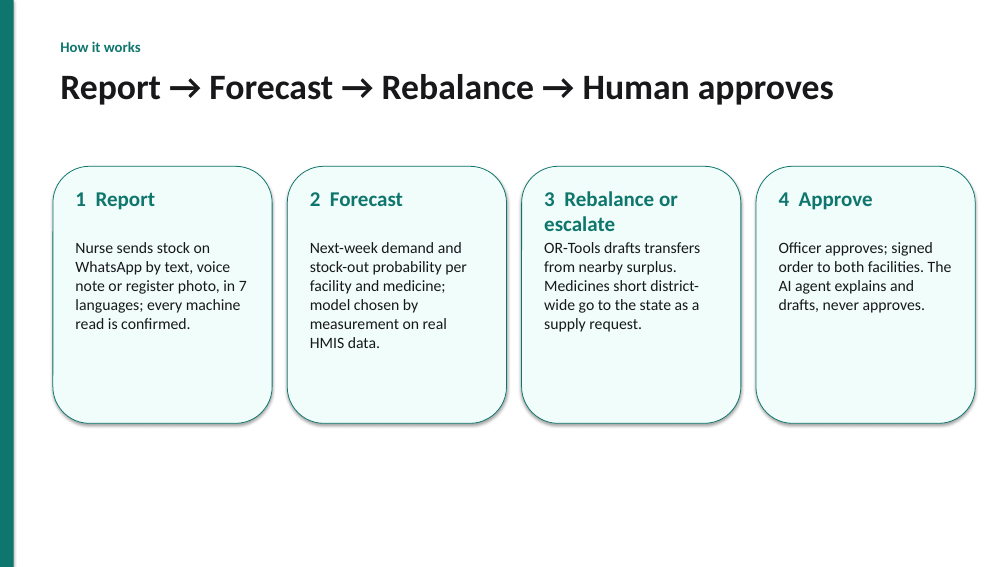
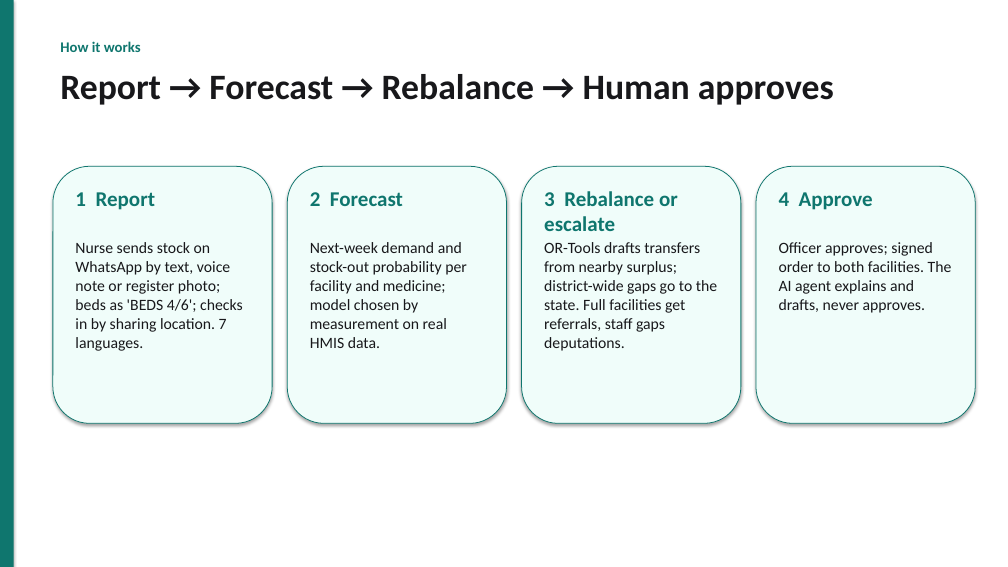
Before and after one commit to akshat333-debug/AushadhiNet, a slide deck: slide 4 of docs/pitch/AushadhiNet-pitch.pptx. Drawn at 1008x567 pixels with LibreOffice and Linux fonts; fonts in the diff are those of the drawing. Boxes give left, top, right and bottom in pixels: in the first picture for what was removed or moved away, otherwise in the second. Text is boxed around its words. In the diff, an @@ line names an element or a change of style, - is before the commit and + after.

```diff
--- a/docs/pitch/AushadhiNet-pitch.pptx
+++ b/docs/pitch/AushadhiNet-pitch.pptx
@@ text at (75, 242, 243, 351): text changed @@
-Nurse sends stock on WhatsApp by text, voice note or register photo, in 7 languages; every machine read is confirmed.
+Nurse sends stock on WhatsApp by text, voice note or register photo; beds as 'BEDS 4/6'; checks in by sharing location. 7 languages.
@@ text at (544, 242, 717, 351): text changed @@
-OR-Tools drafts transfers from nearby surplus. Medicines short district-wide go to the state as a supply request.
+OR-Tools drafts transfers from nearby surplus; district-wide gaps go to the state. Full facilities get referrals, staff gaps deputations.
```
Also in this commit, not shown: 3 other slides changed, 13 other files.
